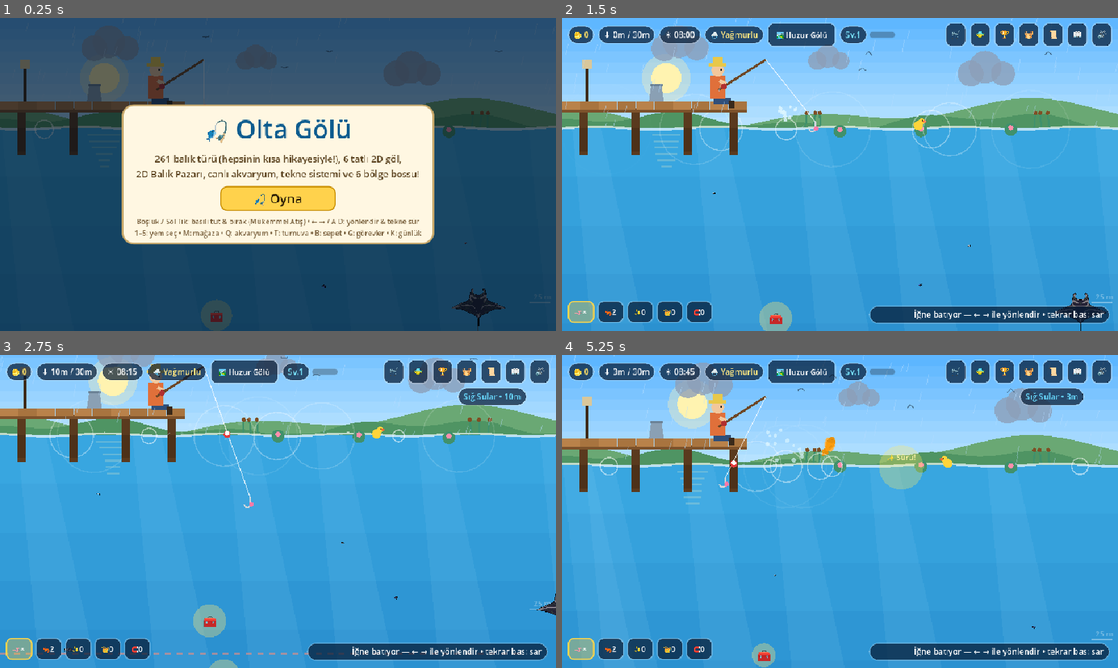
Above: before the commit, frames 1-4 (two rows, left to right).
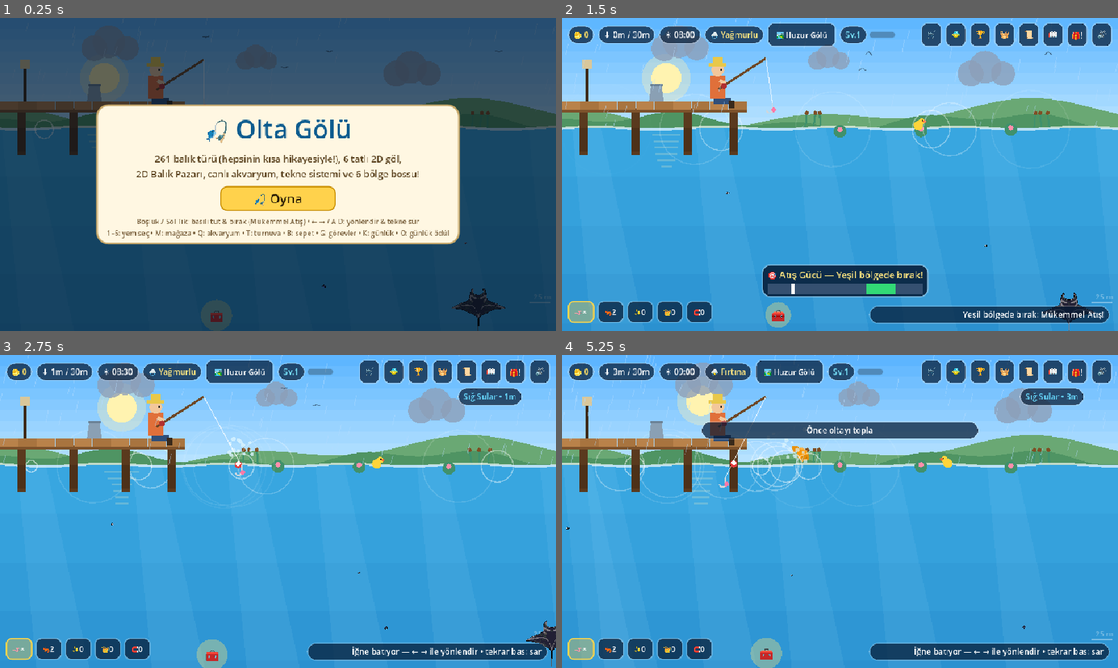
Above: after the commit, the same moments.

Repository: mraery/olta-golu-godot
Game: Godot game, scene res://scenes/main.tscn
Same seed, same stepped clock (60 frames per second), same inputs: the game is played once before the commit and once after it.
Inputs (mouse positions are in pixels of both pictures, inside the frame that each line leads up to):
- Up to frame 1 (0.25 s): no input
- Up to frame 2 (1.5 s): click "🎣 Oyna" at 0.5 s; tap Enter at 1.25 s; move the mouse to (962, 158) at 1.27 s; hold Right from 1.28 s (still down); tap O at 1.35 s; click (962, 158) at 1.42 s
- Up to frame 3 (2.75 s): tap Space at 1.52, 1.82 s; tap Enter at 1.55 s; release Right at 2 s; drag from (166, 527) to (250, 574) at 2.02 s
- Up to frame 4 (5.25 s): move the mouse to (895, 442) at 2.77 s; hold Right 2.78-3.5 s; tap Space at 2.85, 4.52, 4.55, 4.82 s; tap O at 3.05 s; drag from (812, 574) to (673, 464) at 3.52 s; move the mouse to (1006, 558) at 4.27 s; hold Left 4.28-5 s; tap Enter at 4.35 s; drag from (673, 464) to (756, 433) at 5.02 s

The runs differ from the first frame. In frame 1, 5.1% of the frame differs, in the area x 17-83%, y 27-73%; in frame 2, 4.9%; in frame 3, 31%, in the area x 0-100%, y 0-100%; in frame 4, 7.0%.

Commit message:
Günlük giriş ödülü, çevrimdışı akvaryum geliri, istatistik sekmesi, Devam Et menüsü, otomatik kayıt
- 7 günlük giriş serisi (O), rütbeyle ölçeklenen ödüller
- Oyun kapalıyken akvaryum geliri (%50, en fazla 8 saat)
- Günlük'e 📊 İstatistik sekmesi, oyun süresi takibi
- Ana menüde kayıt özeti + Devam Et / Yeni Oyun (onaylı)
- 20 sn otomatik kayıt + pencere kapanırken kayıt
- 2 yeni başarım: Yüzlük Balıkçı, Sadık Balıkçı
- Düzeltme: akvaryum kasası tavanı aşınca geri kırpılmıyor
- Düzeltme: testler artık oyuncu kaydını silmiyor
- 58 → 77 test

Co-Authored-By: Claude Opus 5.5 <noreply@anthropic.com>
Claude-Session: https://claude.ai/code/session_01CW5x6k2Tmhe9ge4C547ByP

Diff:
--- a/scripts/autoload/game_data.gd
+++ b/scripts/autoload/game_data.gd
@@ -208,7 +208,25 @@
 	{"id": "boss_1",      "ic": "🐉", "name": "Efsane Avcısı",      "desc": "Bir Bölge Boss balığını yakala",         "reward": 1200},
 	{"id": "tourney_1",   "ic": "🏆", "name": "Turnuva Şampiyonu",  "desc": "Bir Balıkçılık Turnuvası kazan",         "reward": 450},
 	{"id": "market_haggle","ic": "🤝", "name": "Pazarlık Ustası",   "desc": "Balık Pazarı'nda başarılı pazarlık yap", "reward": 250},
-]
+	{"id": "catch_100",   "ic": "🪣", "name": "Yüzlük Balıkçı",     "desc": "Toplam 100 balık yakala",                "reward": 600},
+	{"id": "streak_7",    "ic": "📅", "name": "Sadık Balıkçı",      "desc": "7 gün üst üste giriş ödülü topla",       "reward": 700},
+]
+
+## 7 günlük giriş ödülü serisi. 7. günden sonra seri başa döner ama sayaç artmaya devam eder.
+const DAILY_REWARDS: Array[Dictionary] = [
+	{"gold": 60},
+	{"gold": 100, "bait": "shrimp", "n": 3},
+	{"gold": 150},
+	{"gold": 200, "bait": "glow", "n": 2},
+	{"gold": 280},
+	{"gold": 350, "bait": "magnet", "n": 2},
+	{"gold": 600, "bait": "golden", "n": 3},
+]
+
+## Çevrimdışı akvaryum geliri: en fazla 8 saat, normal hızın %50'si.
+const OFFLINE_MAX_MIN: float = 480.0
+const OFFLINE_RATE: float = 0.5
+const OFFLINE_MIN_SECS: int = 120
 
 const MISSION_POOL: Array[Dictionary] = [
 	{"type": "catch_any",   "targets": [3, 5, 8, 12],          "gold": [80, 150, 280, 460],  "xp": [40, 75, 130, 200]},
--- a/scripts/autoload/save_manager.gd
+++ b/scripts/autoload/save_manager.gd
@@ -11,9 +11,12 @@
 
 var data: Dictionary = {}
 var aqua_fed_until_msec: int = 0
+## Oyun açılışında hesaplanan çevrimdışı gelir: {"secs": int, "gold": int}
+var offline_report: Dictionary = {}
 
 func _ready() -> void:
 	load_save()
+	offline_report = apply_offline_income(int(Time.get_unix_time_from_system()))
 	ensure_missions()
 	ensure_market()
 
@@ -38,7 +41,7 @@
 		"stats": {
 			"max_combo": 0, "perfect_casts": 0, "heaviest": 0.0, "treasures": 0,
 			"night_catches": 0, "rain_catches": 0, "deepest": 0, "legendaries": 0,
-			"bosses": 0, "tourney_wins": 0, "haggles": 0
+			"bosses": 0, "tourney_wins": 0, "haggles": 0, "play_secs": 0.0, "best_streak": 0
 		},
 		"tourney_best": {},
 		"market_day": -1,
@@ -47,6 +50,8 @@
 		"casts": 0,
 		"total": 0,
 		"sound": true,
+		"last_seen": 0,
+		"daily": {"last_date": "", "streak": 0},
 	}
 
 func load_save() -> void:
@@ -57,7 +62,7 @@
 			var parsed = JSON.parse_string(f.get_as_text())
 			if typeof(parsed) == TYPE_DICTIONARY:
 				for k in parsed.keys():
-					if k in ["lv", "baits", "stats"] and typeof(parsed[k]) == TYPE_DICTIONARY:
+					if k in ["lv", "baits", "stats", "daily"] and typeof(parsed[k]) == TYPE_DICTIONARY:
 						for sub_k in parsed[k].keys():
 							def[k][sub_k] = parsed[k][sub_k]
 					else:
@@ -65,6 +70,7 @@
 	data = def
 
 func save_game() -> void:
+	data["last_seen"] = int(Time.get_unix_time_from_system())
 	var f := FileAccess.open(SAVE_PATH, FileAccess.WRITE)
 	if f != null:
 		f.store_string(JSON.stringify(data))
@@ -218,7 +224,96 @@
 	if rate <= 0:
 		return
 	var max_bank := maxf(250.0, float(rate * 12))
-	data["aqua_bank"] = minf(max_bank, float(data["aqua_bank"]) + (float(rate) / 60.0) * dt)
+	var bank := float(data["aqua_bank"])
+	# Çevrimdışı gelirle tavanı aşmış bir kasa oyunda geri kırpılmasın.
+	if bank >= max_bank:
+		return
+	data["aqua_bank"] = minf(max_bank, bank + (float(rate) / 60.0) * dt)
+
+func tick_play_time(dt: float) -> void:
+	var st: Dictionary = data["stats"]
+	st["play_secs"] = float(st.get("play_secs", 0.0)) + dt
+
+## Oyun kapalıyken akvaryum ziyaretçilerinden gelen gelir (en fazla 8 saat, %50 hız).
+func apply_offline_income(now_unix: int) -> Dictionary:
+	var last := int(data.get("last_seen", 0))
+	if last <= 0 or now_unix <= last:
+		return {}
+	var secs := now_unix - last
+	if secs < GameData.OFFLINE_MIN_SECS:
+		return {}
+	var aq: Array = data["aquarium"]
+	if aq.is_empty():
+		return {}
+	var base := 0
+	for item in aq:
+		base += aqua_fish_income(item)
+	var mins := minf(float(secs) / 60.0, GameData.OFFLINE_MAX_MIN)
+	var gold := int(floor(float(base) * mins * GameData.OFFLINE_RATE))
+	if gold <= 0:
+		return {}
+	data["aqua_bank"] = float(data["aqua_bank"]) + float(gold)
+	data["last_seen"] = now_unix
+	return {"secs": secs, "gold": gold}
+
+func total_catches() -> int:
+	var n := 0
+	for rec in (data["book"] as Dictionary).values():
+		n += int(rec.get("n", 0))
+	return n
+
+func has_progress() -> bool:
+	return int(data["casts"]) > 0 or not (data["book"] as Dictionary).is_empty() or int(data["money"]) > 0
+
+# ---------------- Günlük Giriş Ödülü ----------------
+static func _day_number(date_str: String) -> int:
+	if date_str.is_empty():
+		return -999999
+	return int(Time.get_unix_time_from_datetime_string(date_str + "T12:00:00") / 86400)
+
+func today_str() -> String:
+	return Time.get_date_string_from_system()
+
+## {"available": bool, "day_idx": 0-6 (alınacak/son alınan gün), "streak": int}
+func daily_status(today: String = "") -> Dictionary:
+	if today.is_empty():
+		today = today_str()
+	var dl: Dictionary = data["daily"]
+	var last := str(dl.get("last_date", ""))
+	var streak := int(dl.get("streak", 0))
+	if last == today:
+		return {"available": false, "day_idx": (maxi(1, streak) - 1) % 7, "streak": streak}
+	var gap := _day_number(today) - _day_number(last)
+	var next_streak := streak + 1 if gap == 1 else 1
+	return {"available": true, "day_idx": (next_streak - 1) % 7, "streak": next_streak}
+
+func daily_gold(day_idx: int) -> int:
+	var rw: Dictionary = GameData.DAILY_REWARDS[clampi(day_idx, 0, 6)]
+	var lv := int(get_rank_info()["cur"]["lv"])
+	return int(round(float(rw["gold"]) * (1.0 + float(lv - 1) * 0.15)))
+
+func claim_daily(today: String = "") -> Dictionary:
+	if today.is_empty():
+		today = today_str()
+	var st := daily_status(today)
+	if not bool(st["available"]):
+		return {}
+	var idx := int(st["day_idx"])
+	var rw: Dictionary = GameData.DAILY_REWARDS[idx]
+	var gold := daily_gold(idx)
+	data["money"] = int(data["money"]) + gold
+	data["total"] = int(data["total"]) + gold
+	if rw.has("bait"):
+		var bid := str(rw["bait"])
+		data["baits"][bid] = int(data["baits"].get(bid, 0)) + int(rw["n"])
+	data["daily"] = {"last_date": today, "streak": int(st["streak"])}
+	var stats: Dictionary = data["stats"]
+	stats["best_streak"] = maxi(int(stats.get("best_streak", 0)), int(st["streak"]))
+	add_xp(15 + idx * 5)
+	check_achievements()
+	save_game()
+	data_changed.emit()
+	return {"gold": gold, "bait": str(rw.get("bait", "")), "n": int(rw.get("n", 0)), "day_idx": idx, "streak": int(st["streak"])}
 
 func collect_aqua_bank() -> int:
 	var amt := int(floor(float(data["aqua_bank"])))
@@ -326,6 +421,8 @@
 		"boss_1":        return int(st.get("bosses", 0)) >= 1
 		"tourney_1":     return int(st.get("tourney_wins", 0)) >= 1
 		"market_haggle": return int(st.get("haggles", 0)) >= 1
+		"catch_100":     return total_catches() >= 100
+		"streak_7":      return int(st.get("best_streak", 0)) >= 7
 	return false
 
 func check_achievements() -> Array[Dictionary]:
--- a/scripts/main.gd
+++ b/scripts/main.gd
@@ -19,6 +19,10 @@
 var _btn_missions: Button
 var _btn_aqua: Button
 var _btn_sound: Button
+var _btn_daily: Button
+var _menu_box: VBoxContainer
+var _reset_armed: bool = false
+var _autosave_t: float = 0.0
 
 var _lbl_zone: Label
 var _lbl_frenzy: Label
@@ -67,7 +71,21 @@
 	_connect_signals()
 	_refresh_bait_bar()
 	_refresh_hud()
+	_rebuild_menu()
 	_menu_overlay.visible = true
+
+func _process(delta: float) -> void:
+	if world.state == "menu":
+		return
+	_autosave_t += delta
+	if _autosave_t >= 20.0:
+		_autosave_t = 0.0
+		SaveManager.save_game()
+
+func _notification(what: int) -> void:
+	if what == NOTIFICATION_WM_CLOSE_REQUEST or what == NOTIFICATION_APPLICATION_PAUSED:
+		if SaveManager.data.size() > 0:
+			SaveManager.save_game()
 
 func _connect_signals() -> void:
 	world.hint_changed.connect(func(txt: String):
@@ -223,10 +241,12 @@
 	_btn_missions.pressed.connect(func(): toggle_panel("missions"))
 	var btn_book := _make_icon_btn("📖", "Balıkçı Günlüğü (K)")
 	btn_book.pressed.connect(func(): toggle_panel("book"))
+	_btn_daily = _make_icon_btn("🎁", "Günlük Ödül (O)")
+	_btn_daily.pressed.connect(func(): toggle_panel("daily"))
 	_btn_sound = _make_icon_btn("🔊", "Ses (S)")
 	_btn_sound.pressed.connect(_on_toggle_sound)
 
-	for c in [_lbl_money, _lbl_depth, _lbl_clock, _lbl_weather, _btn_biome, lv_box, _lbl_combo, spacer, btn_shop, _btn_aqua, btn_tourney, _btn_basket, _btn_missions, btn_book, _btn_sound]:
+	for c in [_lbl_money, _lbl_depth, _lbl_clock, _lbl_weather, _btn_biome, lv_box, _lbl_combo, spacer, btn_shop, _btn_aqua, btn_tourney, _btn_basket, _btn_missions, btn_book, _btn_daily, _btn_sound]:
 		_hud_bar.add_child(c)
 
 	# Derinlik Bölgesi Etiketi
@@ -405,16 +425,14 @@
 	sub.text = "261 balık türü (hepsinin kısa hikayesiyle!), 6 tatlı 2D göl,\n2D Balık Pazarı, canlı akvaryum, tekne sistemi ve 6 bölge bossu!"
 	sub.horizontal_alignment = HORIZONTAL_ALIGNMENT_CENTER
 	sub.add_theme_color_override("font_color", Color("#5b4320"))
-	var btn_play := _make_btn("🎣 Oyna", true, 200)
-	btn_play.size_flags_horizontal = Control.SIZE_SHRINK_CENTER
-	btn_play.add_theme_font_size_override("font_size", 22)
-	btn_play.pressed.connect(start_game)
+	_menu_box = VBoxContainer.new()
+	_menu_box.add_theme_constant_override("separation", 8)
 	var keys := Label.new()
-	keys.text = "Boşluk / Sol Tık: basılı tut & bırak (Mükemmel Atış) • ← → / A D: yönlendir & tekne sür\n1–5: yem seç • M: mağaza • Q: akvaryum • T: turnuva • B: sepet • G: görevler • K: günlük"
+	keys.text = "Boşluk / Sol Tık: basılı tut & bırak (Mükemmel Atış) • ← → / A D: yönlendir & tekne sür\n1–5: yem seç • M: mağaza • Q: akvaryum • T: turnuva • B: sepet • G: görevler • K: günlük • O: günlük ödül"
 	keys.horizontal_alignment = HORIZONTAL_ALIGNMENT_CENTER
 	keys.add_theme_font_size_override("font_size", 12)
 	keys.add_theme_color_override("font_color", Color("#7a623f"))
-	for c in [title, sub, btn_play, keys]:
+	for c in [title, sub, _menu_box, keys]:
 		mvb.add_child(c)
 	mcard.add_child(mvb)
 
@@ -448,6 +466,51 @@
 	pcard.add_child(pvb)
 
 # ---------------- Oyun Başlatma & HUD ----------------
+func _rebuild_menu() -> void:
+	for c in _menu_box.get_children():
+		c.queue_free()
+	_reset_armed = false
+	if SaveManager.has_progress():
+		var d := SaveManager.data
+		var rank := SaveManager.get_rank_info()
+		var summary := Label.new()
+		summary.text = "🏅 Sv.%d %s   •   🪙 %d   •   📖 %d/%d tür   •   🐟 %d av" % [
+			int(rank["cur"]["lv"]), str(rank["cur"]["title"]), int(d["money"]),
+			(d["book"] as Dictionary).size(), GameData.species.size(), SaveManager.total_catches()
+		]
+		summary.horizontal_alignment = HORIZONTAL_ALIGNMENT_CENTER
+		summary.add_theme_font_size_override("font_size", 13)
+		summary.add_theme_color_override("font_color", Color("#124c78"))
+		summary.add_theme_stylebox_override("normal", _style_box(Color("#e8f5ff"), Color("#b5daf5"), 10, 2, 8))
+		_menu_box.add_child(summary)
+		var row := HBoxContainer.new()
+		row.alignment = BoxContainer.ALIGNMENT_CENTER
+		row.add_theme_constant_override("separation", 10)
+		var btn_cont := _make_btn("▶️ Devam Et", true, 200)
+		btn_cont.add_theme_font_size_override("font_size", 22)
+		btn_cont.pressed.connect(start_game)
+		var btn_new := _make_btn("🆕 Yeni Oyun", false, 150)
+		btn_new.pressed.connect(func():
+			if not _reset_armed:
+				_reset_armed = true
+				btn_new.text = "⚠️ Emin misin? Tekrar bas"
+				return
+			SaveManager.reset_save()
+			world.rebuild_world()
+			_refresh_bait_bar()
+			_refresh_hud()
+			start_game()
+		)
+		row.add_child(btn_cont)
+		row.add_child(btn_new)
+		_menu_box.add_child(row)
+	else:
+		var btn_play := _make_btn("🎣 Oyna", true, 200)
+		btn_play.size_flags_horizontal = Control.SIZE_SHRINK_CENTER
+		btn_play.add_theme_font_size_override("font_size", 22)
+		btn_play.pressed.connect(start_game)
+		_menu_box.add_child(btn_play)
+
 func start_game() -> void:
 	_menu_overlay.visible = false
 	_hud_bar.visible = true
@@ -456,6 +519,14 @@
 	_refresh_bait_bar()
 	_refresh_hud()
 	world.hint_changed.emit("İlk atış! Boşluk'a basılı tut ve yeşil bölgede bırak 🎣")
+	var off := SaveManager.offline_report
+	if not off.is_empty():
+		SaveManager.offline_report = {}
+		var hrs := float(off["secs"]) / 3600.0
+		var away := ("%.1f saat" % hrs) if hrs >= 1.0 else ("%d dakika" % int(float(off["secs"]) / 60.0))
+		_show_toast("🐠 Sen yokken (%s) akvaryum ziyaretçileri %d altın bıraktı! (Q)" % [away, int(off["gold"])])
+	if bool(SaveManager.daily_status()["available"]):
+		open_panel("daily")
 
 func _refresh_hud() -> void:
 	var d := SaveManager.data
@@ -492,6 +563,7 @@
 	_btn_missions.text = "📜!" if ready_m else "📜"
 	_btn_aqua.text = "🐠🪙" if int(floor(float(d["aqua_bank"]))) >= 20 else "🐠"
 	_btn_sound.text = "🔊" if AudioManager.sound_on else "🔇"
+	_btn_daily.text = "🎁!" if bool(SaveManager.daily_status()["available"]) else "🎁"
 
 func _refresh_bait_bar() -> void:
 	for c in _bait_bar.get_children():
@@ -762,6 +834,7 @@
 		"basket":     _render_basket()
 		"missions":   _render_missions()
 		"book":       _render_book()
+		"daily":      _render_daily()
 
 func _make_scroll_grid(cols: int) -> Array:
 	var sc := ScrollContainer.new()
@@ -1180,14 +1253,16 @@
 
 	var tabs := HBoxContainer.new()
 	tabs.add_theme_constant_override("separation", 4)
-	for pair in [["all", "Tümü"], ["caught", "Yakalanan (%d)" % got], ["shallow", "Sığ"], ["mid", "Orta"], ["deep", "Derin"], ["rare", "Nadir+"], ["trophies", "🏆 Kupa"], ["ach", "🎖️ Başarım"]]:
+	for pair in [["all", "Tümü"], ["caught", "Yakalanan (%d)" % got], ["shallow", "Sığ"], ["mid", "Orta"], ["deep", "Derin"], ["rare", "Nadir+"], ["trophies", "🏆 Kupa"], ["ach", "🎖️ Başarım"], ["stats", "📊 İstatistik"]]:
 		var tb := _make_btn(pair[1], _book_filter == pair[0])
 		tb.add_theme_font_size_override("font_size", 12)
 		tb.pressed.connect(func(): _book_filter = pair[0]; _render_current_panel())
 		tabs.add_child(tb)
 	_panel_body.add_child(tabs)
 
-	if _book_filter == "ach":
+	if _book_filter == "stats":
+		_render_stats_tab()
+	elif _book_filter == "ach":
 		var grid: GridContainer = _make_scroll_grid(2)[1]
 		for a in GameData.ACHIEVEMENTS:
 			var done := (SaveManager.data["achievements"] as Dictionary).has(str(a["id"]))
@@ -1266,6 +1341,132 @@
 			card.add_child(vb)
 			grid.add_child(card)
 
+func _render_daily() -> void:
+	var st := SaveManager.daily_status()
+	var avail := bool(st["available"])
+	var cur_idx := int(st["day_idx"])
+	_panel_title.text = "🎁 Günlük Giriş Ödülü"
+	_panel_extra.text = "📅 Seri: %d gün • En iyi: %d" % [
+		int(SaveManager.data["daily"].get("streak", 0)), int(SaveManager.data["stats"].get("best_streak", 0))
+	]
+	var info := Label.new()
+	info.text = "Her gün oyuna gir, ödülünü topla! Bir gün atlarsan seri 1. güne döner. Ödüller rütben yükseldikçe artar."
+	info.autowrap_mode = TextServer.AUTOWRAP_WORD_SMART
+	info.add_theme_font_size_override("font_size", 12)
+	info.add_theme_color_override("font_color", Color("#5b4320"))
+	_panel_body.add_child(info)
+
+	var row := HBoxContainer.new()
+	row.add_theme_constant_override("separation", 6)
+	row.alignment = BoxContainer.ALIGNMENT_CENTER
+	for i in range(GameData.DAILY_REWARDS.size()):
+		var rw: Dictionary = GameData.DAILY_REWARDS[i]
+		var done := i < cur_idx or (i == cur_idx and not avail)
+		var today := i == cur_idx and avail
+		var bg := Color("#f2fff6") if done else (Color("#fff2c6") if today else Color.WHITE)
+		var bc := Color("#2eb872") if done else (Color("#e6a400") if today else Color("#ead7a6"))
+		var card := PanelContainer.new()
+		card.custom_minimum_size = Vector2(98, 120)
+		card.add_theme_stylebox_override("panel", _style_box(bg, bc, 12, 3 if today else 2, 6))
+		var vb := VBoxContainer.new()
+		vb.alignment = BoxContainer.ALIGNMENT_CENTER
+		var dl := Label.new()
+		dl.text = "%d. Gün" % (i + 1)
+		dl.horizontal_alignment = HORIZONTAL_ALIGNMENT_CENTER
+		dl.add_theme_color_override("font_color", Color("#0d5c8f"))
+		var gl := Label.new()
+		gl.text = "🪙 %d" % SaveManager.daily_gold(i)
+		gl.horizontal_alignment = HORIZONTAL_ALIGNMENT_CENTER
+		gl.add_theme_color_override("font_color", Color("#9e6500"))
+		var bl := Label.new()
+		if rw.has("bait"):
+			var b := GameData.get_bait(str(rw["bait"]))
+			bl.text = "%s +%d" % [str(b["icon"]), int(rw["n"])]
+		else:
+			bl.text = " "
+		bl.horizontal_alignment = HORIZONTAL_ALIGNMENT_CENTER
+		bl.add_theme_color_override("font_color", Color("#3b2a12"))
+		var sl := Label.new()
+		sl.text = "✔ Alındı" if done else ("⭐ Bugün" if today else "")
+		sl.horizontal_alignment = HORIZONTAL_ALIGNMENT_CENTER
+		sl.add_theme_font_size_override("font_size", 11)
+		sl.add_theme_color_override("font_color", Color("#217a43") if done else Color("#b86e00"))
+		for c in [dl, gl, bl, sl]: vb.add_child(c)
+		card.add_child(vb)
+		row.add_child(card)
+	_panel_body.add_child(row)
+
+	var btn := _make_btn("🎁 Ödülü Topla" if avail else "✔ Bugünün ödülü alındı — yarın tekrar gel!", avail, 320)
+	btn.size_flags_horizontal = Control.SIZE_SHRINK_CENTER
+	btn.disabled = not avail
+	btn.pressed.connect(func():
+		var got := SaveManager.claim_daily()
+		if got.is_empty():
+			return
+		AudioManager.play("level_up")
+		world.spawn_confetti(GameData.W * 0.5, GameData.H * 0.45, 40)
+		var txt := "🎁 %d. gün ödülü: +%d altın" % [int(got["day_idx"]) + 1, int(got["gold"])]
+		if not str(got["bait"]).is_empty():
+			var b := GameData.get_bait(str(got["bait"]))
+			txt += ", %s +%d %s" % [str(b["icon"]), int(got["n"]), str(b["name"])]
+		_show_toast(txt + "!")
+		_render_current_panel()
+	)
+	_panel_body.add_child(btn)
+
+static func _fmt_duration(secs: float) -> String:
+	var s := int(secs)
+	if s >= 3600:
+		return "%d sa %d dk" % [s / 3600, (s % 3600) / 60]
+	return "%d dk %d sn" % [s / 60, s % 60]
+
+func _render_stats_tab() -> void:
+	var d := SaveManager.data
+	var st: Dictionary = d["stats"]
+	var rarity_counts := [0, 0, 0, 0, 0]
+	for sid in (d["book"] as Dictionary).keys():
+		var sp := GameData.get_species(str(sid))
+		rarity_counts[clampi(int(sp.get("r", 0)), 0, 4)] += int(d["book"][sid].get("n", 0))
+	var casts := int(d.get("casts", 0))
+	var caught := SaveManager.total_catches()
+	var rows: Array = [
+		["⏱️ Oyun süresi", _fmt_duration(float(st.get("play_secs", 0.0)))],
+		["🎣 Toplam atış", str(casts)],
+		["🐟 Yakalanan balık", str(caught)],
+		["🎯 İsabet oranı", ("%%%d" % int(round(float(caught) / float(casts) * 100.0))) if casts > 0 else "—"],
+		["💰 Toplam kazanç", "%d altın" % int(d["total"])],
+		["⚖️ En ağır balık", "%.2f kg" % float(st.get("heaviest", 0.0))],
+		["🌊 En derin av", "%d m" % int(st.get("deepest", 0))],
+		["🔥 En uzun kombo", "x%d" % int(st.get("max_combo", 0))],
+		["🎯 Mükemmel atış", str(int(st.get("perfect_casts", 0)))],
+		["💎 Çıkarılan hazine", str(int(st.get("treasures", 0)))],
+		["🐉 Yakalanan boss", "%d / %d" % [int(st.get("bosses", 0)), GameData.boss_species.size()]],
+		["🏆 Turnuva zaferi", str(int(st.get("tourney_wins", 0)))],
+		["🌙 Gece avı", str(int(st.get("night_catches", 0)))],
+		["📅 En uzun giriş serisi", "%d gün" % int(st.get("best_streak", 0))],
+	]
+	for i in range(5):
+		rows.append(["%s av" % str(GameData.RARITIES[i]["name"]), str(rarity_counts[i])])
+	var grid: GridContainer = _make_scroll_grid(3)[1]
+	for r in rows:
+		var card := PanelContainer.new()
+		card.size_flags_horizontal = Control.SIZE_EXPAND_FILL
+		card.add_theme_stylebox_override("panel", _style_box(Color.WHITE, Color("#ead7a6"), 12, 2, 8))
+		var hb := HBoxContainer.new()
+		var k := Label.new()
+		k.text = str(r[0])
+		k.size_flags_horizontal = Control.SIZE_EXPAND_FILL
+		k.add_theme_font_size_override("font_size", 12)
+		k.add_theme_color_override("font_color", Color("#5b4320"))
+		var v := Label.new()
+		v.text = str(r[1])
+		v.add_theme_font_size_override("font_size", 13)
+		v.add_theme_color_override("font_color", Color("#0d5c8f"))
+		hb.add_child(k)
+		hb.add_child(v)
+		card.add_child(hb)
+		grid.add_child(card)
+
 func _open_fish_detail(sp_id: String) -> void:
 	var sp := GameData.get_species(sp_id)
 	var rec: Dictionary = SaveManager.data["book"].get(sp_id, {})
@@ -1374,6 +1575,7 @@
 				KEY_B: toggle_panel("basket")
 				KEY_G: toggle_panel("missions")
 				KEY_K: toggle_panel("book")
+				KEY_O: toggle_panel("daily")
 				KEY_S: if world.state != "menu": _on_toggle_sound()
 				KEY_ESCAPE:
 					if _detail_overlay.visible: _detail_overlay.visible = false
--- a/scripts/world_canvas.gd
+++ b/scripts/world_canvas.gd
@@ -556,6 +556,7 @@
 	t += dt
 	if state != "menu":
 		SaveManager.tick_aquarium_income(dt)
+		SaveManager.tick_play_time(dt)
 
 	if state in ["idle", "charging", "sinking", "rising", "fight"]:
 		_update_gameplay(dt)
--- a/tests/test_runner.gd
+++ b/tests/test_runner.gd
@@ -7,12 +7,33 @@
 var passed: int = 0
 var failed: int = 0
 
+var _save_backup: String = ""
+var _had_save: bool = false
+const _SAVE := "user://olta_golu_save.json"
+
 func _initialize() -> void:
+	# Oyuncunun gerçek kaydını yedekle; testler bitince geri yüklenir.
+	_had_save = FileAccess.file_exists(_SAVE)
+	if _had_save:
+		_save_backup = FileAccess.get_file_as_string(_SAVE)
 	await _run_all()
+	_restore_save()
 	print("==========================================")
 	print("OLTA GÖLÜ TEST SONUCU: %d geçti, %d başarısız" % [passed, failed])
 	print("==========================================")
 	quit(1 if failed > 0 else 0)
+
+func _restore_save() -> void:
+	if _had_save:
+		var f := FileAccess.open(_SAVE, FileAccess.WRITE)
+		if f != null:
+			f.store_string(_save_backup)
+			f.close()
+		var sm := root.get_node_or_null("SaveManager")
+		if sm != null:
+			sm.load_save()
+	elif FileAccess.file_exists(_SAVE):
+		DirAccess.remove_absolute(ProjectSettings.globalize_path(_SAVE))
 
 func check(cond: bool, label: String, detail: String = "") -> void:
 	if cond:
@@ -100,6 +121,52 @@
 	var collected: int = sm.collect_aqua_bank()
 	check(collected > 0, "aqua_collect_bank_positive")
 
+	# Kasa tavanı aşıldığında oyun içi tik kasayı geri kırpmamalı
+	sm.data["aqua_bank"] = 99999.0
+	sm.tick_aquarium_income(1.0)
+	check(float(sm.data["aqua_bank"]) >= 99999.0, "aqua_tick_does_not_shrink_bank")
+	sm.data["aqua_bank"] = 0.0
+
+	# Çevrimdışı akvaryum geliri
+	var now := int(Time.get_unix_time_from_system())
+	sm.data["last_seen"] = now - 3600
+	var off: Dictionary = sm.apply_offline_income(now)
+	check(not off.is_empty() and int(off["gold"]) > 0, "offline_income_after_1h")
+	var base_rate := 0
+	for it in sm.data["aquarium"]:
+		base_rate += sm.aqua_fish_income(it)
+	check(int(off.get("gold", 0)) == int(floor(base_rate * 60.0 * 0.5)), "offline_income_amount", str(off))
+	sm.data["last_seen"] = now - 86400 * 3
+	var off_cap: Dictionary = sm.apply_offline_income(now)
+	check(int(off_cap.get("gold", 0)) == int(floor(base_rate * 480.0 * 0.5)), "offline_income_capped_8h")
+	sm.data["last_seen"] = now - 30
+	check(sm.apply_offline_income(now).is_empty(), "offline_income_ignores_short_gap")
+	sm.data["aqua_bank"] = 0.0
+
+	# Günlük giriş ödülü serisi
+	sm.data["daily"] = {"last_date": "", "streak": 0}
+	var m0 := int(sm.data["money"])
+	var c1: Dictionary = sm.claim_daily("2026-03-01")
+	check(not c1.is_empty() and int(c1["day_idx"]) == 0, "daily_claim_day1")
+	check(int(sm.data["money"]) == m0 + int(c1["gold"]), "daily_gold_added")
+	check(sm.claim_daily("2026-03-01").is_empty(), "daily_no_double_claim")
+	var c2: Dictionary = sm.claim_daily("2026-03-02")
+	check(int(c2.get("streak", 0)) == 2 and str(c2.get("bait", "")) == "shrimp", "daily_streak_2_with_bait")
+	var c3: Dictionary = sm.claim_daily("2026-03-05")
+	check(int(c3.get("streak", 0)) == 1, "daily_streak_resets_after_gap")
+	sm.data["daily"] = {"last_date": "2026-02-28", "streak": 6}
+	var c7: Dictionary = sm.claim_daily("2026-03-01")
+	check(int(c7.get("day_idx", -1)) == 6, "daily_day7_across_month")
+	check(sm.data["achievements"].has("streak_7"), "ach_streak_7_unlocked")
+	var c8: Dictionary = sm.claim_daily("2026-03-02")
+	check(int(c8.get("day_idx", -1)) == 0 and int(c8.get("streak", 0)) == 8, "daily_cycle_wraps")
+
+	# 100 av başarımı
+	sm.data["book"]["test_sp"] = {"n": 100, "max": 1.0, "deep": 5}
+	sm.check_achievements()
+	check(sm.data["achievements"].has("catch_100"), "ach_catch_100_unlocked")
+	sm.data["book"].erase("test_sp")
+
 	# 3. Main sahnesi kurulumu & canlı simülasyon testi
 	var packed := load("res://scenes/main.tscn") as PackedScene
 	check(packed != null, "load_main_tscn")
@@ -107,8 +174,11 @@
 	root.add_child(main_node)
 	await process_frame
 
+	check(main_node._menu_box.get_child_count() >= 2, "menu_continue_shown_with_progress")
 	main_node.start_game()
 	var world = main_node.world
+	check(main_node._current_panel == "daily", "daily_panel_auto_opens_on_start")
+	main_node.close_panels()
 	check(world.state == "idle", "state_idle_after_start")
 
 	# Mükemmel atış
@@ -150,10 +220,16 @@
 	check(not world.boss_ref.is_empty(), "boss_spawned")
 
 	# Tüm 6 paneli sırayla açıp hatasız render edildiğini doğrula
-	for p_id in ["shop", "aquarium", "tournament", "basket", "missions", "book"]:
+	for p_id in ["shop", "aquarium", "tournament", "basket", "missions", "book", "daily"]:
 		main_node.open_panel(p_id)
 		await process_frame
 		check(main_node._current_panel == p_id, "panel_render_" + p_id)
+	main_node._book_filter = "stats"
+	main_node.open_panel("book")
+	await process_frame
+	check(main_node._panel_body.get_child_count() >= 2, "book_stats_tab_render")
+	main_node._book_filter = "all"
+	check(float(sm.data["stats"]["play_secs"]) > 0.0, "play_time_tracked")
 	# Ansiklopedi detay kartını aç
 	var caught_id := str((sm.data["book"] as Dictionary).keys()[0])
 	main_node._open_fish_detail(caught_id)
